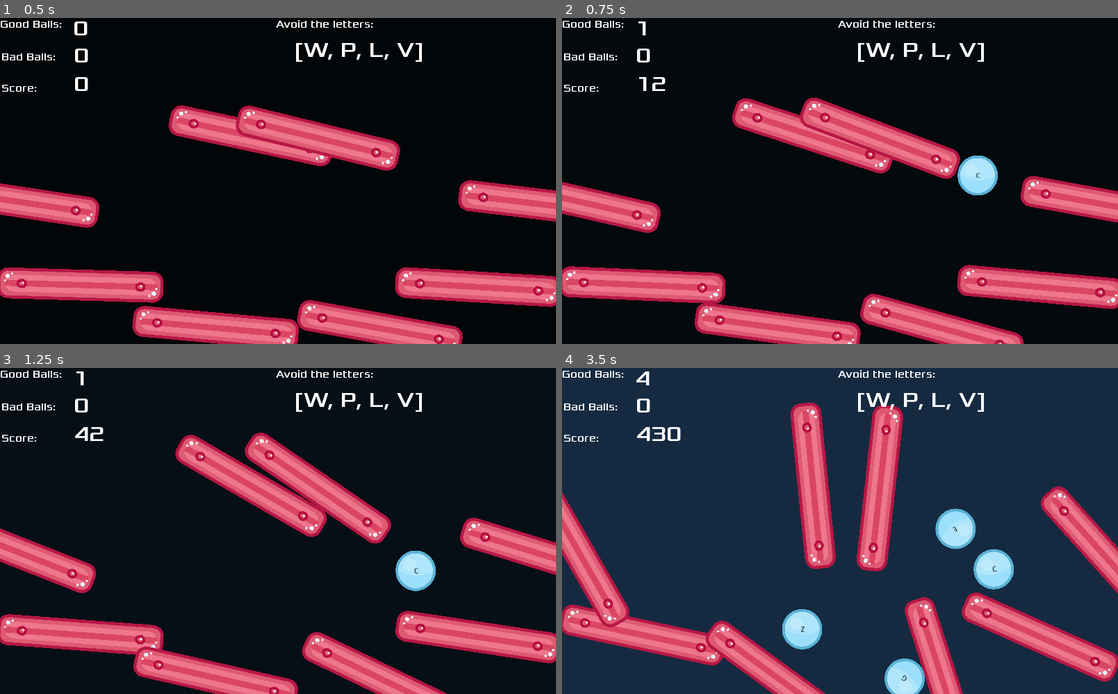
Above: before the commit, frames 1-4 (two rows, left to right).
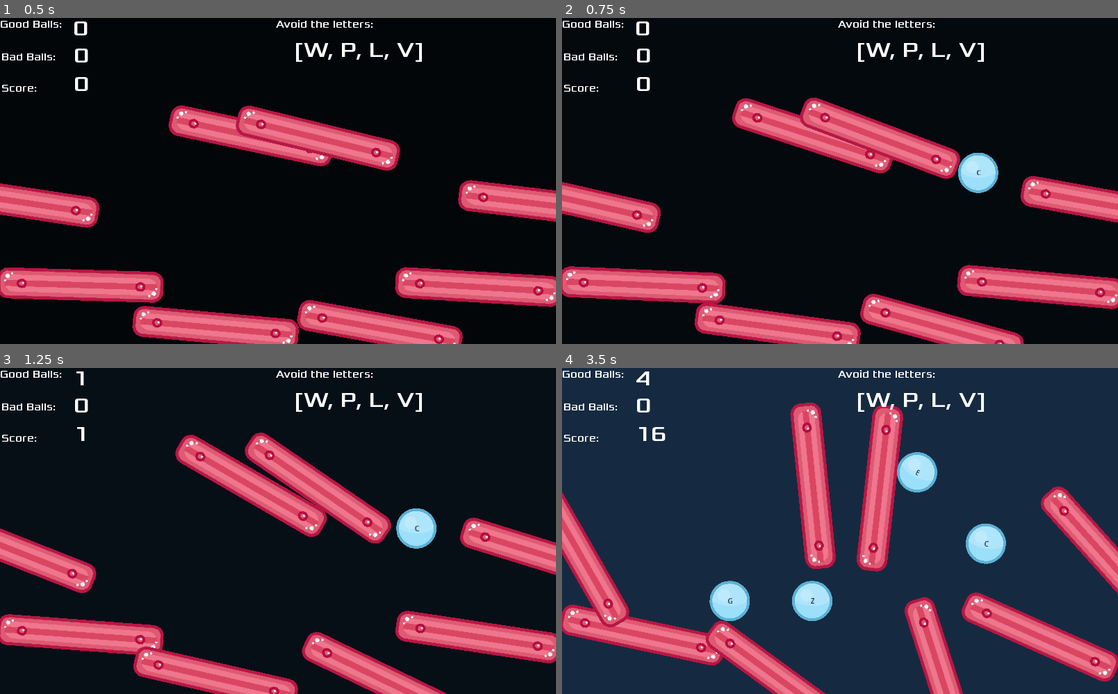
Above: after the commit, the same moments.

Repository: ahungry/games-scratch
Game: Godot game, scene res://Main.tscn
Same seed, same stepped clock (60 frames per second), same inputs: the game is played once before the commit and once after it.
Inputs (mouse positions are in pixels of both pictures, inside the frame that each line leads up to):
- Up to frame 1 (0.5 s): no input
- Up to frame 2 (0.75 s): move the mouse to (962, 164) at 0.52 s; press the mouse at (962, 164) at 0.53 s
- Up to frame 3 (1.25 s): no input
- Up to frame 4 (3.5 s): move the mouse to (728, 547) at 1.27 s; release the mouse at (728, 547) at 1.28 s; click (728, 547) at 1.35 s; move the mouse to (895, 459) at 2.02 s; press the mouse at (895, 459) at 2.03 s; move the mouse to (812, 596) at 2.77 s; release the mouse at (812, 596) at 2.78 s; click (812, 596) at 2.85 s

Frame 1 is identical in both runs. In frame 2, 0.5% of the frame differs, in the area x 13-79%, y 1-55%; in frame 3, 1.5%; in frame 4, 5.3%, in the area x 13-82%, y 18-100%.

Commit message:
Relax the timers a bit

Diff:
--- a/falling-balls/Ball.gd
+++ b/falling-balls/Ball.gd
@@ -14,7 +14,7 @@
 	var dt = state.get_step()
 	var gravity = state.get_total_gravity() # The default gravity
 	var velocity = state.get_linear_velocity()
-	var direction = Vector2(_gdir_x, -1 * _gdir_y) * gravity.length()
+	var direction = Vector2(_gdir_x, -1 * _gdir_y) * gravity.length() / 8
 	state.set_linear_velocity(velocity + direction * dt)
 
 func _ready():
--- a/falling-balls/Main.gd
+++ b/falling-balls/Main.gd
@@ -20,8 +20,8 @@
 		avoid.push_front(letter)
 
 func _ready():
+	randomize()
 	set_avoids()
-	randomize()
 	$Music.play()
 	$HUD/Avoid.text = str(avoid)
 
--- a/falling-balls/Main.tscn
+++ b/falling-balls/Main.tscn
@@ -286,7 +286,7 @@
 [node name="Timer" type="Timer" parent="." index="6"]
 
 process_mode = 1
-wait_time = 0.01
+wait_time = 0.5
 one_shot = false
 autostart = true
 
